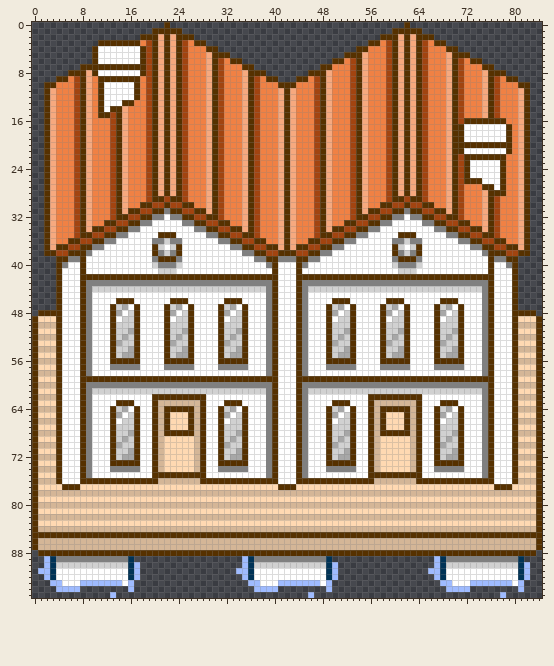
Sprite sheet -- Aria/Assets/Sprites/building3.png. Above, as it was before the edit.
The file is 85x96 pixels.
Once edited:
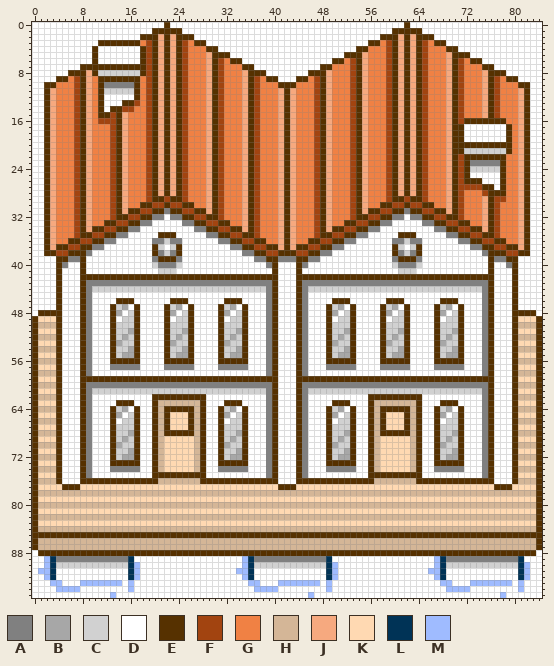
Palette (. is transparent): A #808080  B #a7a7a7  C #d1d1d1  D #ffffff  E #563100  F #a24410  G #f08144  H #d4b697  J #f6a97f  K #ffd9b2  L #003356  M #9fbbff
Commit message: Added new building 4 themed off of flat roofs; edited buildings 1 through 3 to include shading on the chimneys
The edit:
The edit turns colour D into colour A in row 10 at x 12 to 16; in row 23 at x 73 to 77.
The edit turns colour D into colour C in row 8 at x 11 to 17; in row 11 at x 12 to 16; in row 21 at x 72 to 78; in row 24 at x 73 to 77.
There is now colour D in row 0 at x 0 to 21, 23 to 61 and 63 to 84; in row 1 at x 0 to 19, 25 to 59 and 65 to 84; in row 2 at x 0 to 17, 27 to 57 and 67 to 84; in row 3 at x 0 to 10, 29 to 55 and 69 to 84; in row 4 at x 0 to 9, 31 to 53 and 71 to 84; in row 5 at x 0 to 9, 33 to 51 and 73 to 84.
There is now colour D in row 6 at x 0 to 9, 35 to 49 and 75 to 84; in row 7 at x 0 to 7, 37 to 47 and 77 to 84; in row 8 at x 0 to 5, 39 to 45 and 79 to 84; in row 9 at x 0 to 3, 41 to 43 and 81 to 84; in rows 10 to 38 at x 0 to 1 and 83 to 84; in rows 39 to 47 at x 0 to 3 and 81 to 84.
There is now colour D in row 48 at x 0 and 84; in row 88 at x 0 and 84; in row 89 at x 0 to 1, 17 to 34, 50 to 66 and 82 to 84; in row 90 at x 0 to 1, 18 to 34, 51 to 66 and 83 to 84; in row 91 at x 0, 18 to 33, 51 to 65 and 83 to 84; in row 92 at x 0 to 1, 18 to 34, 51 to 66 and 83 to 84.
There is now colour D in row 93 at x 0 to 2, 17 to 35, 50 to 67 and 82 to 84; in row 94 at x 0 to 3, 8 to 15, 17 to 36, 41 to 48, 50 to 68, 73 to 80 and 82 to 84; in row 95 at x 0 to 12, 14 to 45, 47 to 77 and 79 to 84.
The edit turns colour G into colour F in row 13 at x 17; in row 14 at x 16; in row 16 at x 11 to 12; in row 27 at x 72 to 74; in row 29 at x 78.
The edit turns colour J into colour F in row 14 at x 15; in row 28 at x 75.
Where, in picture pixels (left, top, right, bottom), the same in both pictures:
changed: (32, 22, 542, 316)
added: (32, 550, 542, 598)
